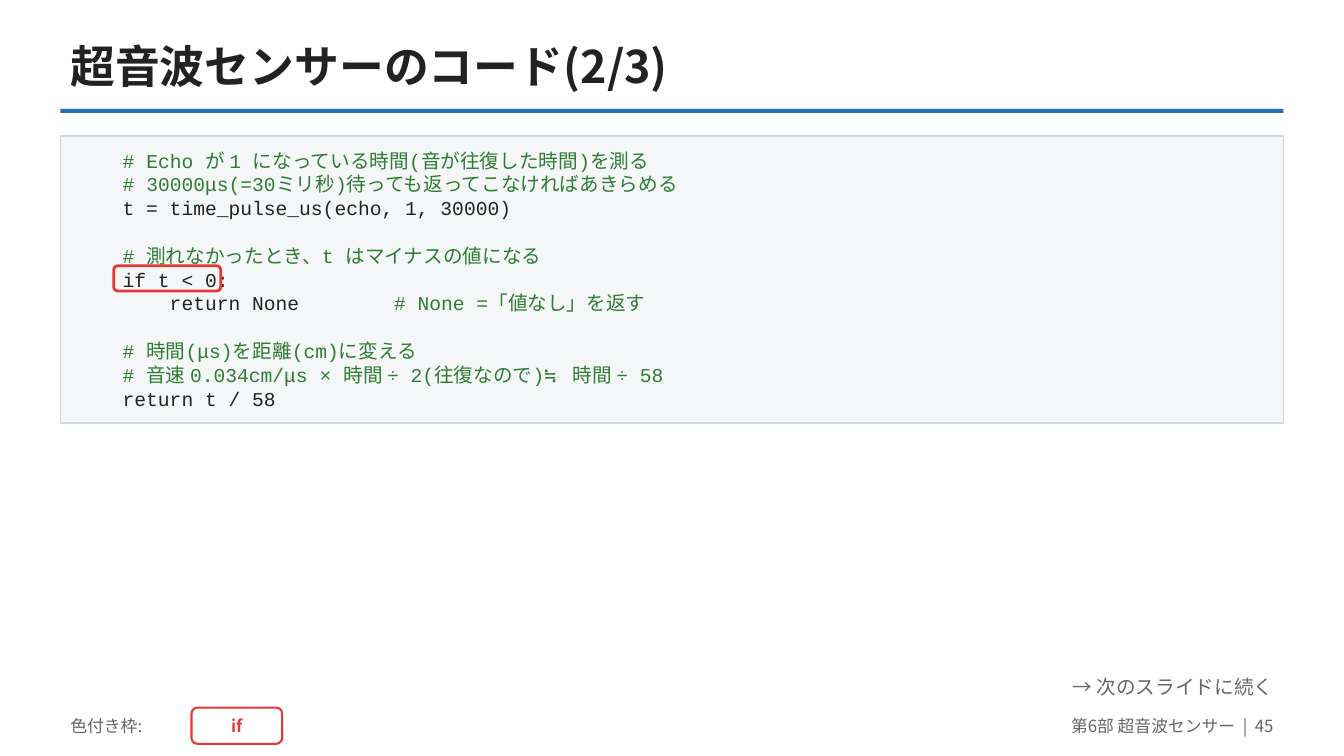
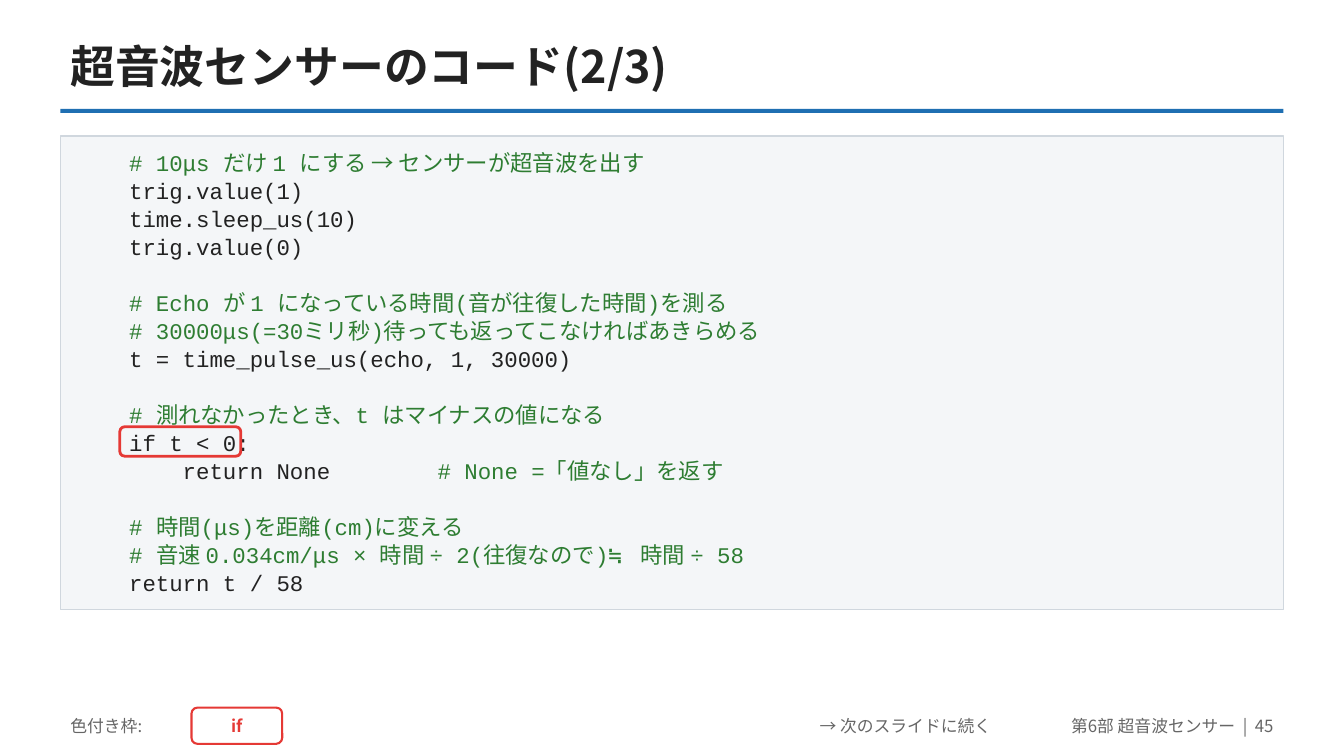
Before and after one commit to yuracode/isiot, a slide deck: slide 45 of slides/pico_sensor_intro.pptx. Drawn at 1344x756 pixels with LibreOffice and Linux fonts; fonts in the diff are those of the drawing. Boxes give left, top, right and bottom in pixels: in the first picture for what was removed or moved away, otherwise in the second. Text is boxed around its words. In the diff, an @@ line names an element or a change of style, - is before the commit and + after.

```diff
--- a/slides/pico_sensor_intro.pptx
+++ b/slides/pico_sensor_intro.pptx
@@ rectangle: place and size @@
-rectangle at box(60, 136, 1284, 423)
+rectangle at box(60, 136, 1284, 609)
@@ text at box(129, 152, 645, 260): paragraphs added @@
+# 10μs だけ 1 にする → センサーが超音波を出す
+trig.value(1)
+time.sleep_us(10)
+trig.value(0)
@@ text at box(129, 292, 760, 592): size 14 to 16 pt in "# Echo が 1 になっている時間(音が往復した時間)を測る", "# 30000μs(=30ミリ秒)待っても返ってこなければあきらめる", "t = time_pulse_us(echo, 1, 30000)", "# 測れなかったとき、t はマイナスの値になる" and 5 more places; line spacing 17pt to 20pt @@
@@ rounded rectangle: place and size @@
-rounded rectangle at box(114, 266, 221, 291)
+rounded rectangle at box(120, 426, 241, 456)
@@ text "→ 次のスライドに続く": place and size @@
-text "→ 次のスライドに続く" at box(1097, 677, 1274, 696)
+text "→ 次のスライドに続く" at box(840, 718, 991, 733)
@@ text "→ 次のスライドに続く" at box(840, 718, 991, 733): size 14 to 12 pt @@
```
Also in this commit, not shown: 20 other slides changed, 2 other files.
